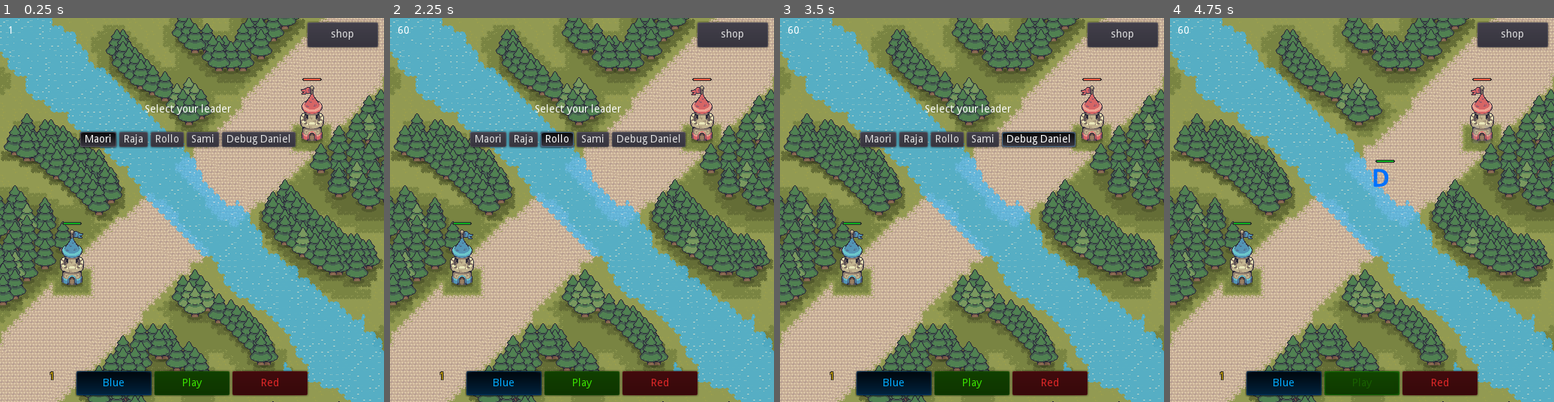
Above: before the commit, frames 1-4 (left to right).
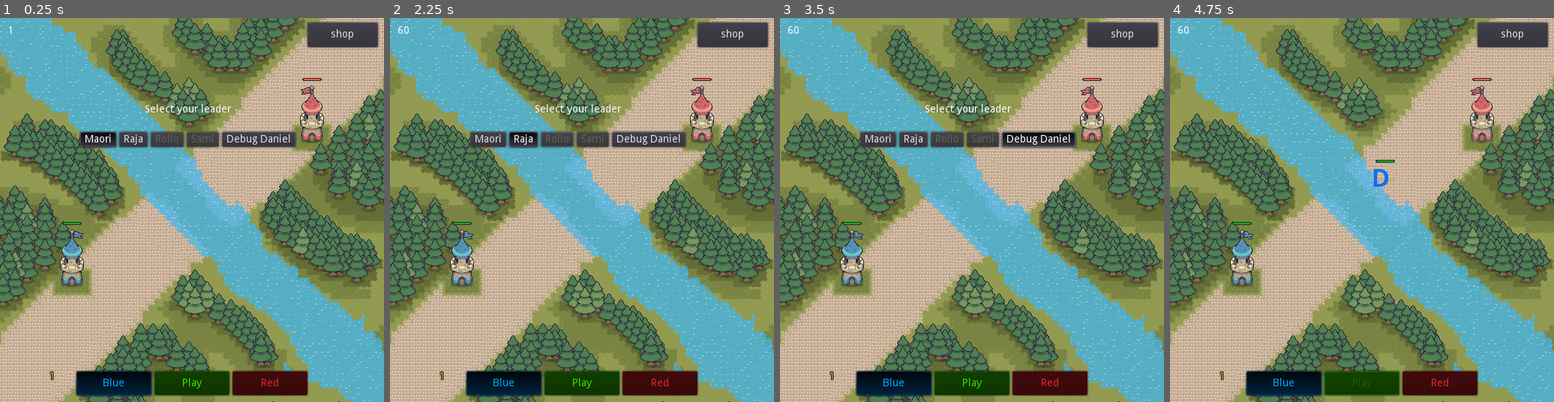
Above: after the commit, the same moments.

Repository: spicylobstergames/shotcaller-godot
Game: Godot game, scene res://TestScene.tscn
Same seed, same stepped clock (60 frames per second), same inputs: the game is played once before the commit and once after it.
Inputs (mouse positions are in pixels of both pictures, inside the frame that each line leads up to):
- Up to frame 1 (0.25 s): no input
- Up to frame 2 (2.25 s): click "Maori" at 0.5 s; click "Raja" at 1.25 s; click (558, 140) at 2 s, where only the run before the commit has a clickable "Rollo"
- Up to frame 3 (3.5 s): click "Debug Daniel" at 2.75 s
- Up to frame 4 (4.75 s): click (1373, 140) at 3.5 s, where only the run before the commit has a clickable "Sami"; click "Play" at 4.25 s

The runs differ from the first frame. In frame 1, 0.1% of the frame differs, in the area x 40-56%, y 30-33%; in frame 2, 0.4%, in the area x 30-56%, y 29-34%; in frame 3, 0.1%; in frame 4, nothing differs.

Commit message:
fix raja, leader selection

Diff:
--- a/Prototype/Character/Child/Leader/Maori/Maori.tscn
+++ b/Prototype/Character/Child/Leader/Maori/Maori.tscn
@@ -199,9 +199,4 @@
 [node name="UnitDetector" parent="." index="9"]
 collision_mask = 257
 
-[node name="Node" type="Node" parent="." index="11"]
-
-[node name="Line2D" type="Line2D" parent="Node" index="0"]
-width = 2.0
-
 [editable path="UnitSelector"]
--- a/Prototype/Character/Child/Leader/Raja/Raja.tscn
+++ b/Prototype/Character/Child/Leader/Raja/Raja.tscn
@@ -1,68 +1,49 @@
-[gd_scene load_steps=15 format=2]
+[gd_scene load_steps=17 format=2]
 
 [ext_resource path="res://Character/Child/Leader/Leader.tscn" type="PackedScene" id=1]
 [ext_resource path="res://Assets/Character/Leader/Raja/Raja_Blue.png" type="Texture" id=2]
 [ext_resource path="res://Character/Child/Leader/Raja/Raja.gd" type="Script" id=3]
 [ext_resource path="res://Assets/Character/Leader/Raja/Raja_Red.png" type="Texture" id=4]
-[ext_resource path="res://Character/FSM/Movement/Idle.tscn" type="PackedScene" id=5]
+[ext_resource path="res://Utils/Attributes/Scripts/Res/Stats/AttrResStats.gd" type="Script" id=5]
+[ext_resource path="res://Utils/Attributes/Scripts/Res/Radius/AttrResRadius.gd" type="Script" id=6]
+[ext_resource path="res://Utils/Attributes/Scripts/Res/Primary/AttrResPrimary.gd" type="Script" id=7]
 
-[sub_resource type="GDScript" id=21]
-script/source = "tool
-extends State
+[sub_resource type="Resource" id=13]
+resource_local_to_scene = true
+script = ExtResource( 7 )
+unit_team = 0
+unit_type = 1
+mirror_mode = false
 
+[sub_resource type="Resource" id=14]
+resource_local_to_scene = true
+script = ExtResource( 5 )
+health = 0.0
+max_health = 0.0
+health_regeneration_rate = 0.0
+health_regeneration_step = 0.0
+mana = 0.0
+max_mana = 0.0
+mana_regeneration_rate = 0.0
+mana_regeneration_step = 0.0
+move_speed = 0.0
+move_acceleration = 0.0
+attack_speed = 0.0
+creep_damage = 0.0
+leader_damage = 0.0
+tower_damage = 0.0
 
-# FUNCTIONS AVAILABLE TO INHERIT
-
-func _on_enter(_args) -> void:
-	pass
-
-func _after_enter(_args) -> void:
-	pass
-
-func _on_update(_delta) -> void:
-	pass
-
-func _after_update(_delta) -> void:
-	pass
-
-func _before_exit(_args) -> void:
-	pass
-
-func _on_exit(_args) -> void:
-	pass
-
-func _on_timeout(_name) -> void:
-	pass
-"
-
-[sub_resource type="GDScript" id=22]
-script/source = "tool
-extends State
-
-
-# FUNCTIONS AVAILABLE TO INHERIT
-
-func _on_enter(_args) -> void:
-	pass
-
-func _after_enter(_args) -> void:
-	pass
-
-func _on_update(_delta) -> void:
-	pass
-
-func _after_update(_delta) -> void:
-	pass
-
-func _before_exit(_args) -> void:
-	pass
-
-func _on_exit(_args) -> void:
-	pass
-
-func _on_timeout(_name) -> void:
-	pass
-"
+[sub_resource type="Resource" id=15]
+resource_local_to_scene = true
+script = ExtResource( 6 )
+collision_size = 5.0
+attack_range = 0.0
+unit_detection = 1000.0
+area_selection = 10.0
+hurt_area = {
+"height": 0.0,
+"radius": 0.0
+}
 
 [sub_resource type="Animation" id=3]
 resource_name = "Idle"
@@ -168,12 +149,9 @@
 [sub_resource type="CircleShape2D" id=11]
 radius = 7.0
 
-[sub_resource type="RectangleShape2D" id=12]
-extents = Vector2( 12.5, 16.5 )
-
-[sub_resource type="CircleShape2D" id=14]
+[sub_resource type="CircleShape2D" id=12]
 resource_local_to_scene = true
-radius = 100.0
+radius = 20
 
 [node name="Raja" instance=ExtResource( 1 )]
 collision_mask = 1
@@ -181,26 +159,10 @@
 blue_team_texture = ExtResource( 2 )
 red_team_texture = ExtResource( 4 )
 
-[node name="Stats" parent="." index="0"]
-team = 2
-unit_type = 1
-health = 80
-max_health = 100
-mana = 50
-max_mana = 100
-movement_speed = 50
-attack_range = 20
-unit_detection_range = 100
-
-[node name="Live" parent="StateRoot" index="0"]
-script = SubResource( 21 )
-
-[node name="Idle" parent="StateRoot/Live/Movement/Idles" index="0" instance=ExtResource( 5 )]
-fsm_owner = null
-animation_player = null
-
-[node name="Dead" parent="StateRoot" index="1"]
-script = SubResource( 22 )
+[node name="Attributes" parent="." index="0"]
+primary = SubResource( 13 )
+stats = SubResource( 14 )
+radius = SubResource( 15 )
 
 [node name="BehaviorAnimPlayer" parent="." index="3"]
 anims/Idle = SubResource( 3 )
@@ -210,7 +172,7 @@
 margin_top = -34.0
 margin_bottom = -34.0
 
-[node name="TextureContainer" parent="." index="7"]
+[node name="TextureContainer" parent="." index="6"]
 self_modulate = Color( 1, 1, 1, 0 )
 
 [node name="Sprite" parent="TextureContainer" index="0"]
@@ -218,21 +180,7 @@
 texture = ExtResource( 2 )
 offset = Vector2( 3, -15 )
 
-[node name="DebugContainer" parent="." index="8"]
-self_modulate = Color( 1, 1, 1, 0 )
-z_index = -10
-z_as_relative = false
-
-[node name="AttackRange" parent="DebugContainer" index="0"]
-radius = 20
-
-[node name="UnitDetectionRange" parent="DebugContainer" index="1"]
-radius = 100
-
-[node name="StateDebug" parent="DebugContainer" index="2"]
-position = Vector2( 0, -45 )
-
-[node name="CollisionShape2D" parent="." index="9"]
+[node name="CollisionShape2D" parent="." index="7"]
 position = Vector2( 0, -2 )
 shape = SubResource( 11 )
 
@@ -240,10 +188,7 @@
 position = Vector2( 0.5, -16.5 )
 shape = SubResource( 12 )
 
-[node name="UnitDetector" parent="." index="11"]
+[node name="UnitDetector" parent="." index="9"]
 collision_mask = 1
 
-[node name="CollisionShape2D" parent="UnitDetector" index="0"]
-shape = SubResource( 14 )
-
 [editable path="UnitSelector"]
--- a/Prototype/Character/Selection/Leader.gd
+++ b/Prototype/Character/Selection/Leader.gd
@@ -5,9 +5,9 @@
 onready var maori_button = find_node(curent_leader)
 onready var group = maori_button.group
 
-
 func _ready() -> void:
 	Game.connect("playing", self, "_on_Game_playing")
+
 
 func _on_Game_playing() -> void:
 	hide()
@@ -16,4 +16,4 @@
 	var pressed_button = group.get_pressed_button()
 	if pressed and curent_leader != pressed_button.name:
 		curent_leader = pressed_button.name
-		print(curent_leader)
+		#print(curent_leader)
--- a/Prototype/Character/Selection/Leader.tscn
+++ b/Prototype/Character/Selection/Leader.tscn
@@ -66,6 +66,7 @@
 margin_left = 94.0
 margin_right = 138.0
 margin_bottom = 20.0
+disabled = true
 toggle_mode = true
 group = SubResource( 1 )
 text = "Rollo"
@@ -77,6 +78,7 @@
 margin_left = 142.0
 margin_right = 185.0
 margin_bottom = 20.0
+disabled = true
 toggle_mode = true
 group = SubResource( 1 )
 text = "Sami"
--- a/Prototype/TestScene.gd
+++ b/Prototype/TestScene.gd
@@ -1,10 +1,17 @@
 extends Node2D
 
-onready var leader_scene = preload("res://Character/Child/Leader/DEBUG_Daniel/Daniel.tscn")
+onready var leaders = {
+	"maori": preload("res://Character/Child/Leader/Maori/Maori.tscn"),
+	"daniel": preload("res://Character/Child/Leader/DEBUG_Daniel/Daniel.tscn"),
+	"raja": preload("res://Character/Child/Leader/Raja/Raja.tscn")
+}
 
 func _ready() -> void:
 	Game.connect("playing", self, "_on_Game_playing")
-
+	#auto preload all leaders
+	#var bts = $Menu/LeaderSelection.group.get_buttons()
+	#for bt in bts:
+	#	preload("res://Character/Child/Leader/"+key+"/"+key+".tscn")
 
 func _process(delta: float) -> void:
 	$Menu/FPS.set_text((str(Engine.get_frames_per_second())))
@@ -12,12 +19,13 @@
 
 func _on_Game_playing() -> void:
 	if not Game.is_playing:
+		var current_leader = $Menu/LeaderSelection.curent_leader
 		var team = Player.selected_team
 		Units.call_deferred("try_spawn_creep_wave", $BattleField)
 		Units.call_deferred(
 			"spawn_one",
 			team,
-			leader_scene,
+			leaders[current_leader],
 			$BattleField,
 			$BattleField/Mid.points[1])
 		$CreepRespawnTimer.start(Game.creep_respawn_time)
--- a/Prototype/TestScene.tscn
+++ b/Prototype/TestScene.tscn
@@ -87,7 +87,7 @@
 "_edit_use_anchors_": false
 }
 
-[node name="Leader Selection" parent="Menu" instance=ExtResource( 8 )]
+[node name="LeaderSelection" parent="Menu" instance=ExtResource( 8 )]
 margin_right = -104.0
 margin_bottom = -308.0
 
